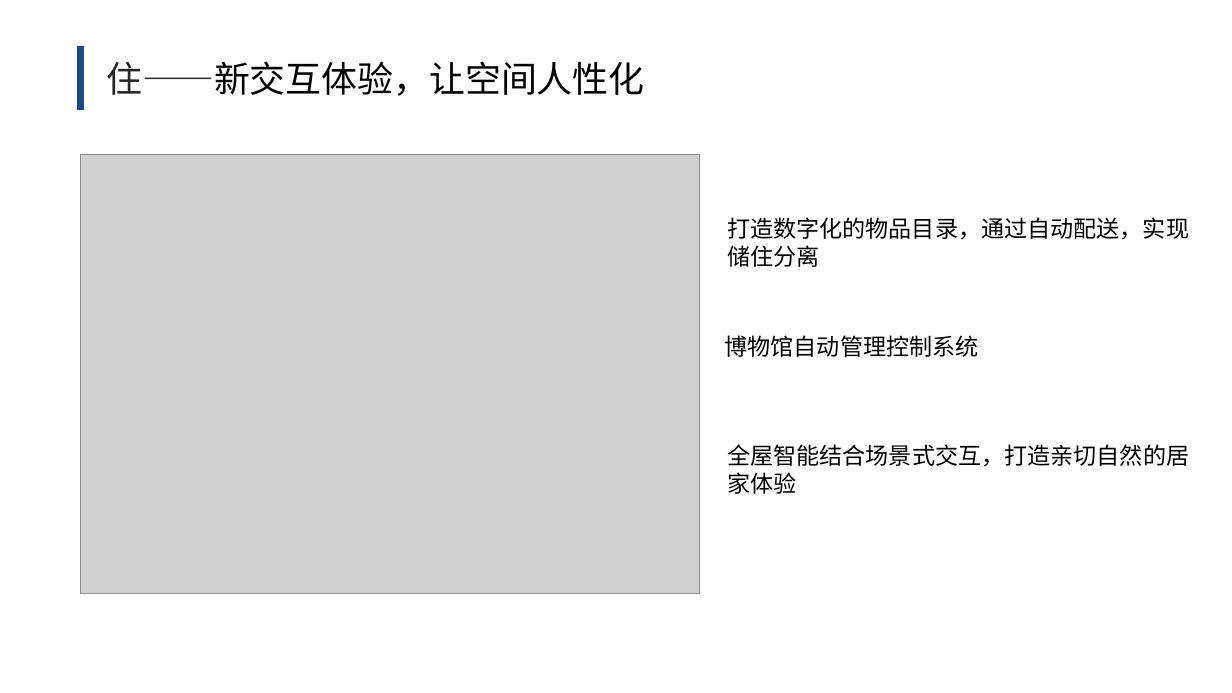
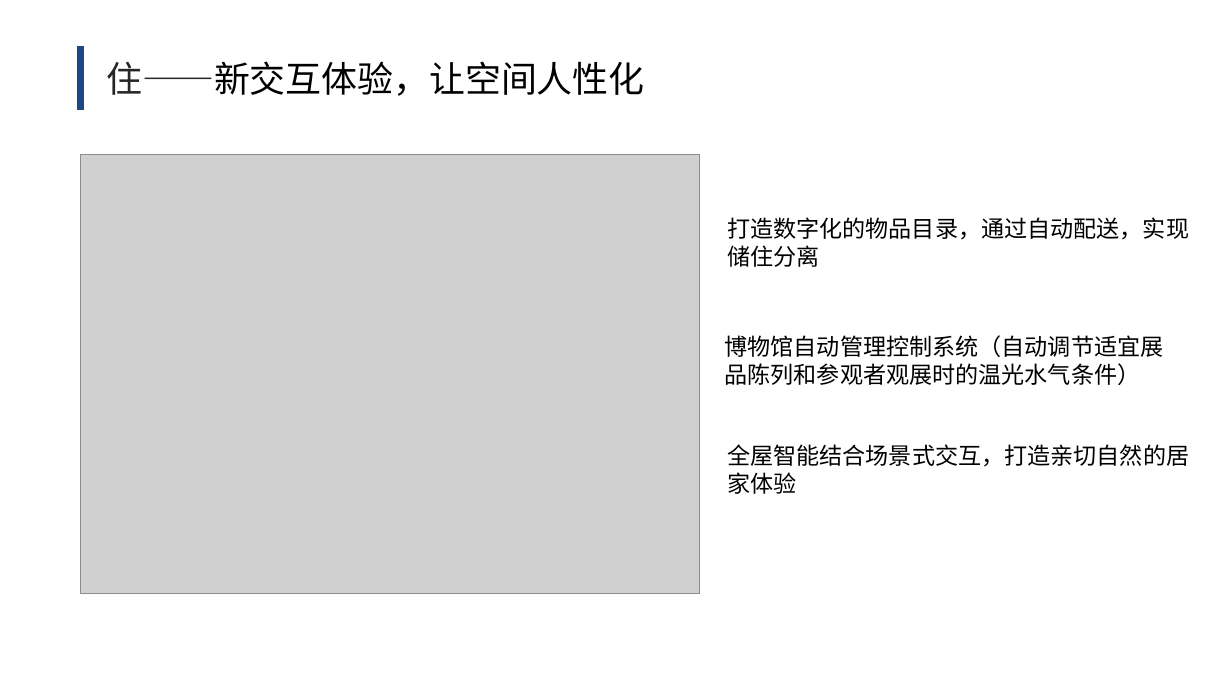
Before and after one commit to daxiongpro/articles, a slide deck: slide 5 of ppt/huawei2030.pptx. Drawn at 1232x693 pixels with LibreOffice and Linux fonts; fonts in the diff are those of the drawing; grey boxes stand for pictures. Boxes give left, top, right and bottom in pixels: in the first picture for what was removed or moved away, otherwise in the second. Text is boxed around its words. In the diff, an @@ line names an element or a change of style, - is before the commit and + after.

```diff
--- a/ppt/huawei2030.pptx
+++ b/ppt/huawei2030.pptx
@@ text at [725,335,1164,385]: text changed @@
-博物馆自动管理控制系统
+博物馆自动管理控制系统（自动调节适宜展品陈列和参观者观展时的温光水气条件）
```
Also in this commit, not shown: 5 other slides changed.
